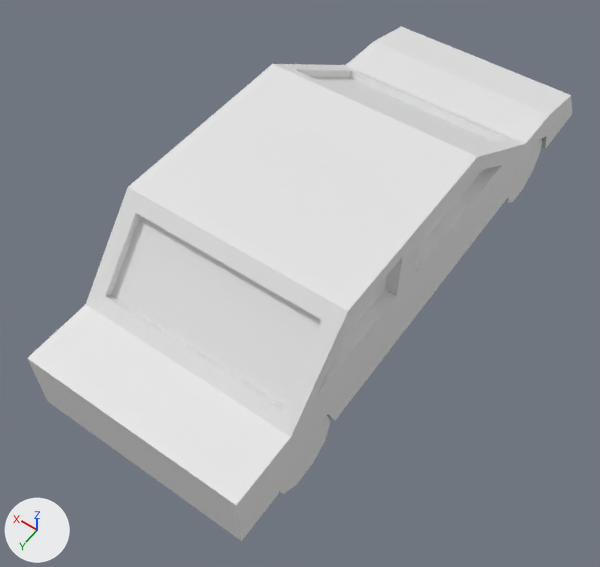
Two versions of the FBX model Art/LeoArt/CarSadan.fbx, one commit apart.
The view is the same before and after, from a 50 mm lens placed at (-2.66, 4.09, 6.82), pointed at (0.01, 0.36, 0.96). Lighting does not change. The marker at lower left points along +X, +Y and +Z. The first picture is the older version. Objects named as collision shapes, trigger or cutter boxes, shadow casters or lower levels of detail are left out.

The first picture shows 'SudanBody', 'SudanWheel'.
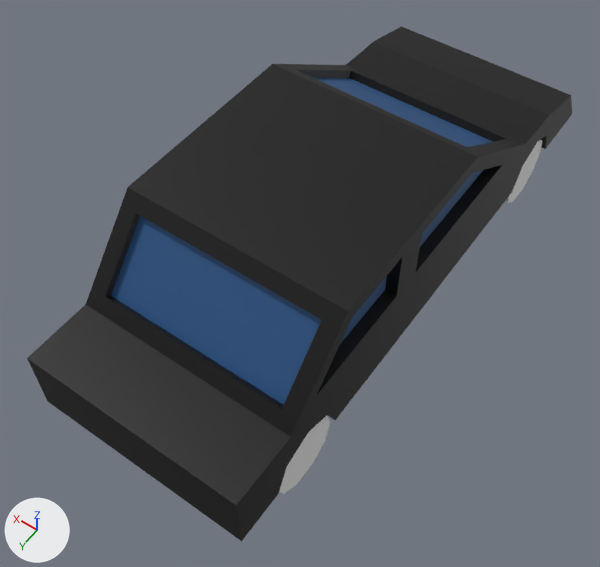
Pixel boxes [x1, y1, x2, y2] of what changed, in the pictures (600 x 567 px):
part 1 of me_plane, recoloured (white to black): [27, 26, 572, 541] in both
part 2 of me_plane, recoloured (white to blue): [111, 78, 493, 405] in both

Patch to the scene script:
```diff
--- a/Art/LeoArt/CarSadan.fbx.py
+++ b/Art/LeoArt/CarSadan.fbx.py
@@ mat_material_001 @@
+mat_material_001 = principled_material('Material.001')
+mat_material_001.base_color = (0.017, 0.0799, 0.22)  # blue #235081
@@ mat_material @@
+mat_material = principled_material('Material')
+mat_material.base_color = (0.0, 0.0, 0.0)  # black #000000
@@ me_plane @@
 me_plane.from_pydata(...)  # 168 vertices, 163 faces; spans x -1.0..1.0, y -3.25..2.51, z -1.4..0.0
 # used by ob_sudanbody; location = (0.0, 0.0, 2.303)
+# me_plane part 1: 151 of the faces centred in x -1.0..1.0, y -3.09..2.51, z -1.4..0.0 switch from no material to mat_material (black #000000)
+# me_plane part 2: all 12 faces centred in x -0.89..0.89, y -1.18..1.5, z -0.44..-0.38 switch from no material to mat_material_001 (blue #235081)
```
